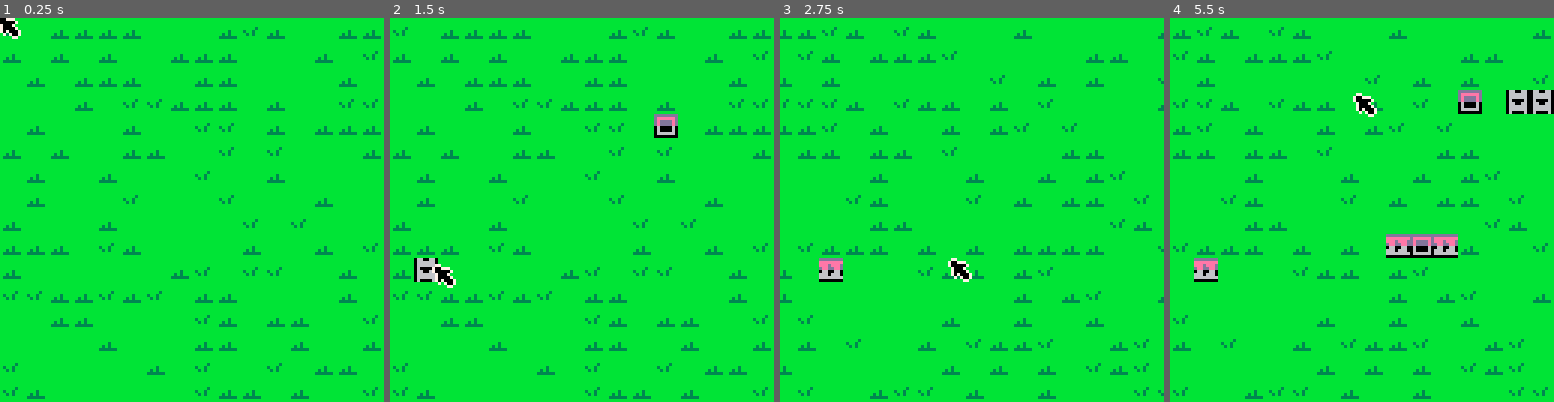
Above: before the commit, frames 1-4 (left to right).
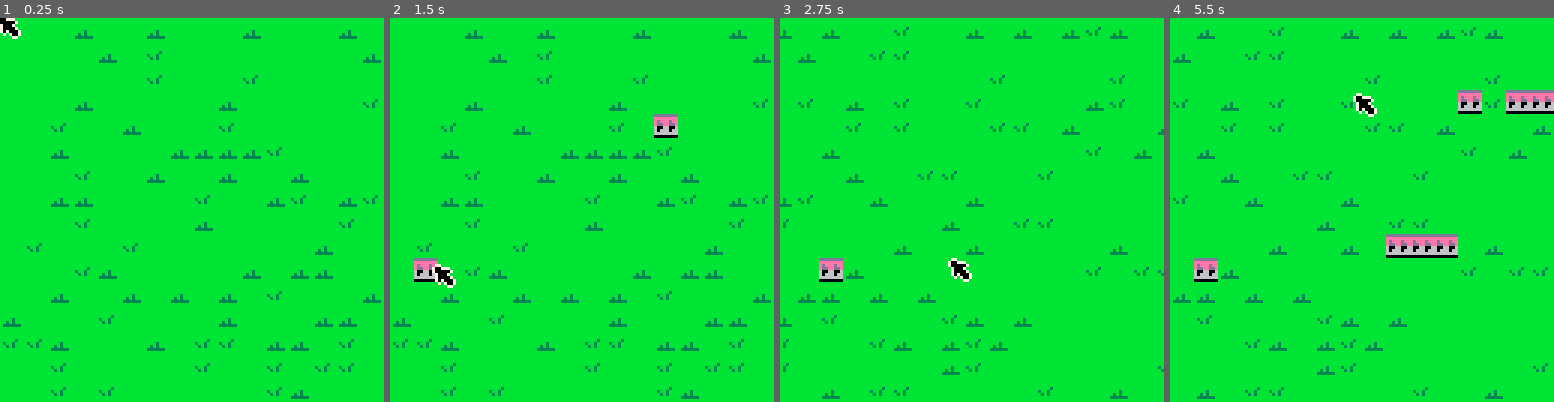
Above: after the commit, the same moments.

Repository: Kiyotoko/the-hive-must-grow
Game: PICO-8 cartridge game.p8
Same seed, same stepped clock (60 frames per second), same inputs: the game is played once before the commit and once after it.
Inputs (mouse positions are in pixels of both pictures, inside the frame that each line leads up to):
- Up to frame 1 (0.25 s): no input
- Up to frame 2 (1.5 s): tap X (X key) at 0.33, 1.07 s; click (670, 121) at 0.67 s; tap O (Z key) at 0.7 s; click (436, 267) at 1.22 s
- Up to frame 3 (2.75 s): hold Right 1.6-2.1 s; tap O (Z key) at 1.7, 2.1, 2.5 s; click (887, 114) at 1.77 s; tap X (X key) at 1.85 s; hold Up 2.15-2.42 s; click (952, 259) at 2.32 s; hold Right from 2.47 s (still down)
- Up to frame 4 (5.5 s): click (1404, 106) at 2.87 s; tap O (Z key) every 0.4 s from 2.9 to 5.3 s; tap X (X key) at 2.97, 4.08, 5.2 s; release Right at 3.03 s; hold Left 3.08-3.58 s; click (1465, 256) at 3.42 s; hold Down 3.63-3.97 s; click (1231, 102) at 3.97 s; hold Right 4.02-4.68 s; click (1292, 248) at 4.52 s; hold Up 4.73-5.03 s; click (1354, 94) at 5.07 s; hold Left from 5.08 s (still down)

The runs differ from the first frame. In frame 1, 6.2% of the frame differs, in the area x 0-100%, y 2-100%; in frame 2, 6.6%; in frame 3, 6.1%; in frame 4, 7.0%.

Commit message:
Add overlay and belt

Diff:
--- a/buildings.lua
+++ b/buildings.lua
@@ -1,69 +1,52 @@
---- Building is the super class of bells and co.
+--- Building is the super class of Belts and co.
 Building = {}
 Building.__index = Building
-
-BuildOptions = List.new()
-BuildOptions:add(1)
-BuildOptions:add(3)
-BuildOptions:add(5)
-BuildOptions:add(17)
-
-SelectedOption = Cycle.new{
-    max=BuildOptions:len()
-}
 
 function Building.new(vec)
     assert(vec ~= nil)
     local created = {
         items = List.new(),
-        frames = List.new(),
-        display = Cycle.new{},
-        timer = Cycle.new{},
-        pos = vec or Vec2
+        pos = vec
     }
     setmetatable(created, Building)
     return created
 end
 
 function Building:update()
-    self.timer:inc()
-    if self.timer.val == 0 then
-        self.display:inc()
-    end
-end
-
-function Building:free()
-    error("Unimplemented") -- do not call, override instead
+    -- TODO: add imlementation
 end
 
 function Building:draw()
-
-end
-
-function Building:push_frame(frame)
-    self.frames:add(frame)
-    self.display.max = self.frames:len()
+    error("unimplemented")
 end
 
 function Building:__tostring()
     return "Building[]"
 end
 
-Bell = {}
-Bell.__index = Bell
-setmetatable(Bell, Building)
+Belt = {
+    frames = List.new(),
+    timer = Cycle.new{ max=15 },
+    display = Cycle.new{ max=2 }
+}
+Belt.__index = Belt
+Belt.frames:add_all{1, 2}
+setmetatable(Belt, Building)
 
-function Bell.new(vec)
+function Belt.new(vec)
     local created = Building.new(vec)
-    GameBuildings:put(GenKey(created), created)
-    setmetatable(created, Bell)
+    setmetatable(created, Belt)
+    Overlay:set_building(created.pos.x, created.pos.y, created)
+    return created
 end
 
-function Bell:update()
-    print("Hello World!")
+function Belt:draw()
+    spr(Belt.frames:get(Belt.display.val), Tile2Pixel(self.pos.x), Tile2Pixel(self.pos.y))
 end
 
-function GenKey(building)
-    assert(building ~= nil)
-    return building.pos.x .. ":" .. building.pos.y
-end
+BuildOptions = List.new()
+BuildOptions:add_all{Belt.new, Belt.new, Belt.new, Belt.new}
+
+SelectedOption = Cycle.new{
+    max=BuildOptions:len()
+}
--- a/game.p8
+++ b/game.p8
@@ -2,7 +2,7 @@
 version 42
 __lua__
 -- game
--- by leo and karl
+-- by leo, ella and karl
 
 #include utils.lua
 #include map.lua
--- a/main.lua
+++ b/main.lua
@@ -9,6 +9,7 @@
 function _init()
     -- activate dev mode
     poke(0x5f2d, 1)
+    -- change transparency color
     palt(15, true)
     palt(0, false)
 end
@@ -23,20 +24,28 @@
     if btn(5) then SelectedOption:dec() end
 
     if stat(34) > 0 then
-        GameMap:set_field(Vec2.new{
+        local factory = BuildOptions[SelectedOption.val]
+        factory(Vec2.new{
             x=Pixel2Tile(Cam.x + stat(32)-1),
             y=Pixel2Tile(Cam.y + stat(33)-1)
-        }, BuildOptions[SelectedOption.val])
+        })
     end
 
     camera(Cam.x, Cam.y)
+
+    Belt.timer:inc()
+    if Belt.timer.val == 0 then
+        Belt.display:inc()
+    end
 end
 
 function _draw()
     cls()
 
-    GameMap:draw(Rect.new{ x=Pixel2Tile(Cam.x), w=18, h=16 })
-    -- map(0, 0, 0, 0, 16, 16)
+    -- calculate field of view
+    local fov = Rect.new{ x=Pixel2Tile(Cam.x), w=18, h=16 }
+    Underlay:draw(fov)
+    Overlay:draw(fov)
 
     -- draw mouse cursor
     spr(0, Cam.x + stat(32)-1, Cam.y + stat(33)-1)
--- a/map.lua
+++ b/map.lua
@@ -1,7 +1,8 @@
 MapGen = {
     8,
     24,
-    24,
+    40,
+    40,
     40,
     40,
     40,
@@ -15,12 +16,12 @@
 end
 
 ---The game map is the instance we use to dynamically and infinitly add new tiles to our world.
-GameMap = {}
+Underlay = {}
 
 ---Set the field of the game map.
 ---@param pos table the position of the field you want to change
 ---@param e integer the element number of the tile
-function GameMap:set_field(pos, e)
+function Underlay:set_field(pos, e)
     self:set_field0(pos.x, pos.y, e)
 end
 
@@ -28,7 +29,7 @@
 ---@param x integer the x position of the field
 ---@param y integer the y position of the field
 ---@param e integer the element bumber of the tile
-function GameMap:set_field0(x, y, e)
+function Underlay:set_field0(x, y, e)
     if self[x] == nil then
         self[x] = { [y]=e }
     else
@@ -36,11 +37,11 @@
     end
 end
 
-function GameMap:get_field(pos)
+function Underlay:get_field(pos)
     return self:get_field0(pos.x, pos.y)
 end
 
-function GameMap:get_field0(x, y)
+function Underlay:get_field0(x, y)
     if self[x] == nil then
         self:set_field0(x, y, MapGen:next())
     elseif self[x][y] == nil then
@@ -51,7 +52,7 @@
 
 ---Draws an area of the map to the display.
 ---@param rect table the dimensions of the area we want to draw.
-function GameMap:draw(rect)
+function Underlay:draw(rect)
     for c = rect.x, rect.x + rect.w do
         for r = rect.y, rect.y + rect.h do
             spr(self:get_field0(c, r), Tile2Pixel(c), Tile2Pixel(r))
@@ -59,27 +60,37 @@
     end
 end
 
-GameBuildings = {}
+Overlay = {}
 
-function GameBuildings:put(key, building)
-    assert(key ~= nil and building ~= nil)
-    GameBuildings[key] = building
-end
-
-function GameBuildings:get(key)
-    assert(key ~= nil)
-    return GameBuildings[key]
-end
-
-function GameBuildings:update()
-    for _, value in pairs(self) do
-        value:update()
+function Overlay:set_building(x, y, b)
+    if self[x] == nil then
+        self[x] = { [y]=b }
+    else
+        self[x][y] = b
     end
 end
 
-function GameBuildings:draw()
-    for _, value in pairs(self) do
-        value:draw()
+function Overlay:get_building(x, y)
+    if self[x] == nil then return nil end
+    return self[x][y]
+end
+
+function Overlay:draw(rect)
+    for c = rect.x, rect.x + rect.w do
+        for r = rect.y, rect.y + rect.h do
+            local field = self:get_building(c, r)
+            if field ~= nil then
+                field:draw()
+            end
+        end
+    end
+end
+
+Entities = List.new()
+
+function Entities:update()
+    for i = 0, self:len() do
+        self:get(i):update()
     end
 end
 
--- a/tests.lua
+++ b/tests.lua
@@ -11,7 +11,7 @@
 stat = function (mem) return 0 end
 cls = function () end
 camera = function (x, y) end
-spr = function (sprite, x, y) end
+spr = function (sprite, x, y) print("spr(" .. sprite .. "," .. x .. "," .. y .. ")") end
 flr = function (num) return math.floor(num) end
 
 local vec2 = Vec2.new{ x=3 }
@@ -27,7 +27,7 @@
 assert(rect.w == 4)
 assert(rect.h == 4)
 
-GameMap:set_field(vec2, 3)
+Underlay:set_field(vec2, 3)
 -- FIXME: assert(GameMap:get_field(vec2) == 3, "Expected value 3, but got " .. GameMap:get_field(vec2))
 -- assert(GameMap:get_field(Vec2.new{ x=2 }) == DefaultField)
 
@@ -38,9 +38,6 @@
 assert(SelectedOption.val == 0, "Expected value 0, but got " .. SelectedOption:__tostring())
 SelectedOption:dec()
 assert(SelectedOption.val == 3, "Expected value 3, but got " .. SelectedOption:__tostring())
-
-local building = Building.new{}
-print(building)
 
 local list = List.new()
 print(list)
@@ -64,3 +61,9 @@
 assert(cycle.val == 0)
 cycle:dec()
 assert(cycle.val == 2)
+
+local belt = Belt.new(Vec2)
+Overlay:set_building(1, 1, belt)
+assert(Overlay:get_building(0, 0) == belt)
+print(Overlay[0][0])
+Overlay:draw(rect)
--- a/utils.lua
+++ b/utils.lua
@@ -51,6 +51,13 @@
 function List:add(e)
     self[self.__len] = e
     self.__len = self.__len + 1
+end
+
+function List:add_all(table)
+    assert(table ~= nil)
+    for _, value in ipairs(table) do
+        self:add(value)
+    end
 end
 
 function List:set(i, e)
